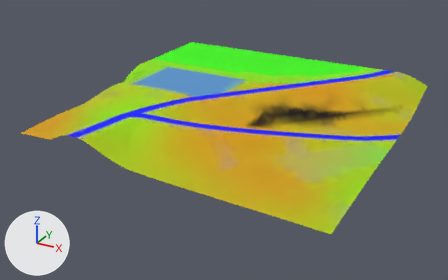
Renders of the glTF model games/yorimichi/assets/belmonte/meshes/SM_BM_BT_Terrain_4_3.glb from each side of a commit.
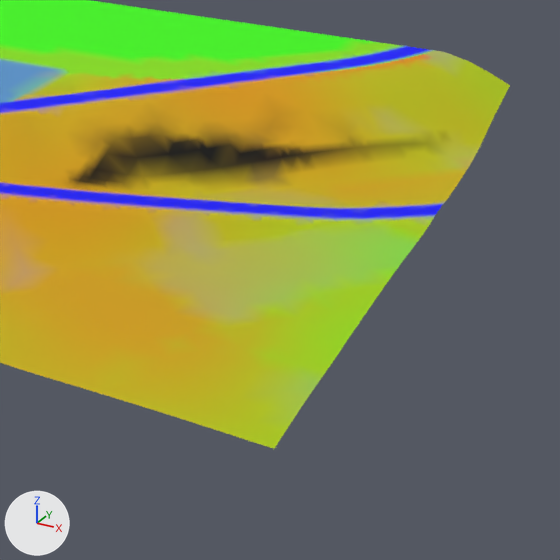
Each version is shown whole from a 50 mm lens placed at (354.0, -148.0, 206.0), pointed at (119.0, 280.0, -8.0), then close up on the part from 49% to 100% of the width and 18% to 100% of the height. The lights are fixed; the arrows at lower left show +X, +Y and +Z. The first two pictures are the older version.

Script lines for the objects in view, before the commit:
```python
me_sm_bt_terrain_4_3 = bpy.data.meshes.new('SM_BT_Terrain_4_3')
me_sm_bt_terrain_4_3.from_pydata(...)  # 3721 vertices, 7293 faces; spans x 0.0..256.0, y 168.0..424.0, z 2.0..30.0
me_sm_bt_terrain_4_3.materials.append(mat_bm_000_m_terrain_031)
ob_sm_bm_bt_terrain_4_3 = bpy.data.objects.new('SM_BM_BT_Terrain_4_3', me_sm_bt_terrain_4_3)
ob_sm_bm_bt_terrain_4_3.location = (0.0, 0.0, 0.0)
```
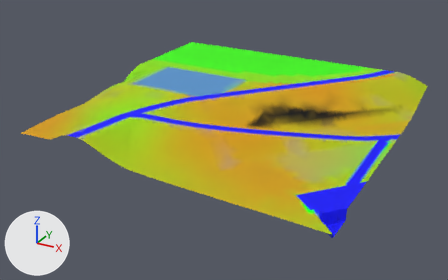
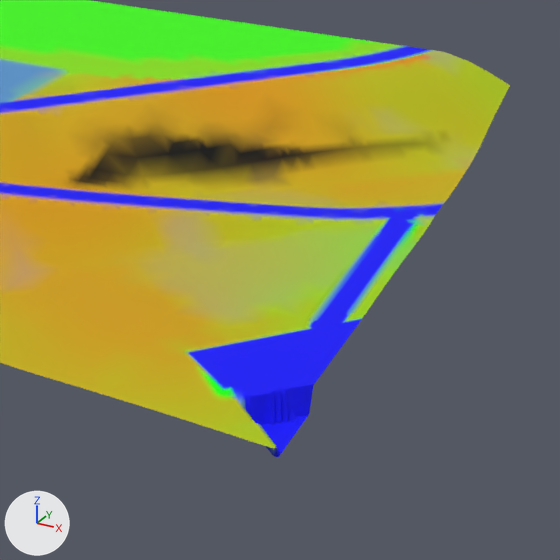
The edits, one by one:
me_sm_bt_terrain_4_3 is used by ob_sm_bm_bt_terrain_4_3; location (0.0, 0.0, 0.0).
me_sm_bt_terrain_4_3 had 3721 vertices, 7293 faces and spanned x 0.0..256.0, y 168.0..424.0, z 2.0..30.0.
me_sm_bt_terrain_4_3 now has 16928 vertices, 33400 faces and spans x 0.0..256.0, y 168.0..424.0, z -3.0..30.0.
me_sm_bt_terrain_4_3 part 1: 1 vertex moved within x 252.0, y 308.0, z 6.0; 24 vertices removed from x 232.0..256.0, y 176.0..312.0, z 2.0..6.0; 11491 vertices added at x 152.0..256.0, y 169.0..312.0, z -3.0..26.0.
me_sm_bt_terrain_4_3 part 2: 29 kept faces spanning x 240.0..256.0, y 168.0..324.0, z 2.0..7.0 get new vertex colours; the middle colour goes from blue #3b44f4 to blue #2033fa.
Other edits to the shape of me_sm_bt_terrain_4_3 do not show in these pictures.

What differs and where, as boxes [x1, y1, x2, y2] in the close-ups (560 x 560 px):
'SM_BM_BT_Terrain_4_3', reshaped
    before: [0, 0, 510, 449]
    after: [0, 0, 510, 457]
part 1 of me_sm_bt_terrain_4_3, built on
    before: [181, 218, 428, 448]
    after: [91, 111, 428, 457]
part 2 of me_sm_bt_terrain_4_3, recoloured
    both: [251, 205, 428, 426]
